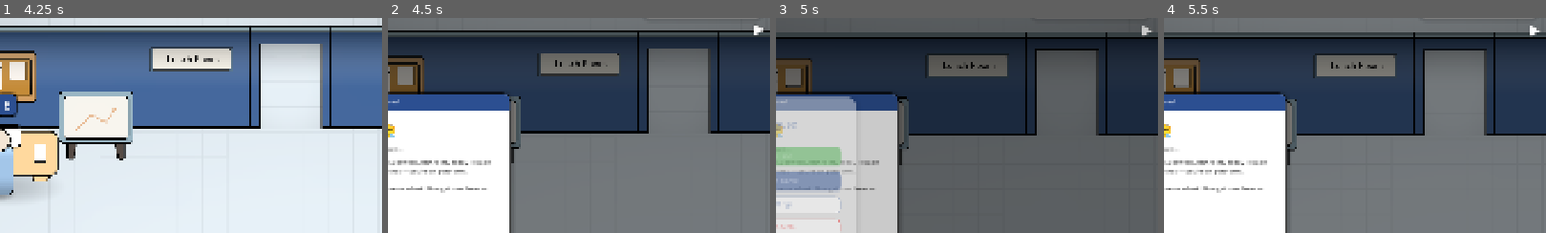
Above: before the commit, frames 1-4 (left to right).
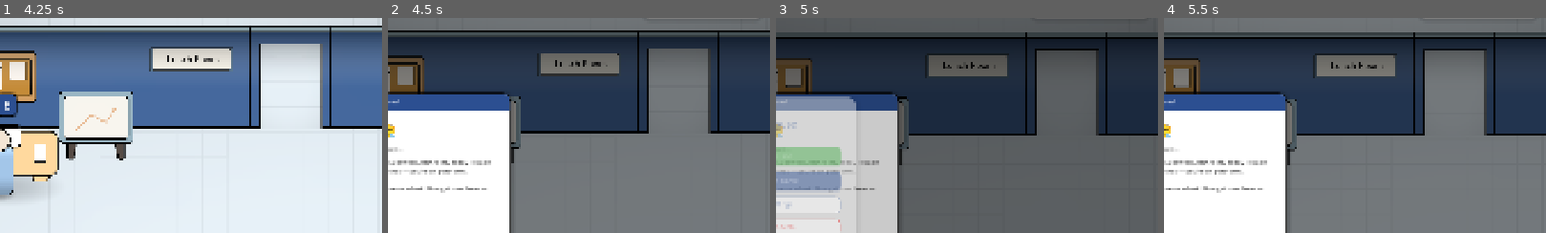
Above: after the commit, the same moments.

Repository: Esca69/project-manager-sim
Game: Godot game, scene res://Scenes/main_menu.tscn
Same seed, same stepped clock (60 frames per second), same inputs: the game is played once before the commit and once after it. Sound files missing from this copy of the repository are replaced by a short silence.
Inputs (mouse positions are % of the whole screen's width and height, from its top left):
- Up to frame 1 (4.25 s): click "🆕 New Game" at 0.5 s; tap Enter at 1.25, 2.75 s; move the mouse to (72, 45) at 1.27 s; hold Right (ui_right) 1.28-2.03 s; tap E (interact) at 1.35 s; click (72, 45) at 1.42 s; tap Space at 2, 3.5 s; move the mouse to (30, 55) at 2.02 s; hold Down (ui_down) 2.03-2.78 s; tap Q (motivate) at 2.1 s; click (30, 55) at 2.17 s; move the mouse to (60, 28) at 2.77 s; hold Right (ui_right) 2.78-3.53 s; tap R (no_toilet) at 2.85 s; click (60, 28) at 2.92 s; move the mouse to (45, 70) at 3.52 s; hold Up (ui_up) from 3.53 s (still down); tap 4 (speed_10x) at 3.6 s; click (45, 70) at 3.67 s
- Up to frame 2 (4.5 s): move the mouse to (80, 65) at 4.27 s; release Up (ui_up) at 4.28 s; hold Left (ui_left) from 4.28 s (still down); hold 1 (speed_1x) from 4.28 s (still down); click (80, 65) at 4.42 s
- Up to frame 3 (5 s): keep holding Left (ui_left); keep holding 1 (speed_1x); tap Escape (ui_cancel) at 4.9 s
- Up to frame 4 (5.5 s): release Left (ui_left) at 5 s; release 1 (speed_1x) at 5 s; click "▶ Resume" at 5 s
The pictures show only the part of the screen within x 50-100%, y 13-63%; the shares and areas given below are measured in that part.

Frame 1 is identical in both runs. In frame 2, less than 0.1% of the frame differs, in the area x 95-99%, y 3-8%; in frame 3, less than 0.1%; in frame 4, less than 0.1%, in the area x 95-99%, y 3-9%.

Commit message:
fix: remove arrow marker, fix traits clear, improve disabled role button style
Co-authored-by: Esca69 <259692183+Esca69@users.noreply.github.com>
Agent-Logs-Url: https://github.com/Esca69/project-manager-sim/sessions/835282c9-c5cd-4089-b7fd-845c7794b53e

Diff:
--- a/Scripts/hr_role_screen.gd
+++ b/Scripts/hr_role_screen.gd
@@ -25,6 +25,7 @@
 var _role_style_normal: StyleBoxFlat
 var _role_style_hover: StyleBoxFlat
 var _role_style_selected: StyleBoxFlat
+var _role_style_disabled: StyleBoxFlat
 
 # Стили для кнопки поиска
 var _search_style_normal: StyleBoxFlat
@@ -69,12 +70,19 @@
 	# Hide close button
 	if _close_btn:
 		_close_btn.visible = false
-	# Disable non-BA role buttons
+	# Disable non-BA role buttons with proper disabled style
 	for rd in _role_buttons:
 		var btn: Button = rd["button"]
 		if rd["role"] != "Business Analyst":
+			btn.add_theme_stylebox_override("normal", _role_style_disabled)
+			btn.add_theme_stylebox_override("hover", _role_style_disabled)
+			btn.add_theme_stylebox_override("pressed", _role_style_disabled)
+			btn.add_theme_stylebox_override("disabled", _role_style_disabled)
+			btn.add_theme_color_override("font_color", Color(0.6, 0.6, 0.6, 1))
+			btn.add_theme_color_override("font_hover_color", Color(0.6, 0.6, 0.6, 1))
+			btn.add_theme_color_override("font_pressed_color", Color(0.6, 0.6, 0.6, 1))
+			btn.add_theme_color_override("font_disabled_color", Color(0.6, 0.6, 0.6, 1))
 			btn.disabled = true
-			btn.modulate.a = 0.4
 
 func close():
 	if TutorialManager.is_active():
@@ -133,6 +141,19 @@
 	_role_style_selected.corner_radius_top_right = 16
 	_role_style_selected.corner_radius_bottom_right = 16
 	_role_style_selected.corner_radius_bottom_left = 16
+
+	# Кнопка роли — disabled (туториал)
+	_role_style_disabled = StyleBoxFlat.new()
+	_role_style_disabled.bg_color = Color(0.95, 0.95, 0.95, 1)
+	_role_style_disabled.border_width_left = 2
+	_role_style_disabled.border_width_top = 2
+	_role_style_disabled.border_width_right = 2
+	_role_style_disabled.border_width_bottom = 2
+	_role_style_disabled.border_color = Color(0.8, 0.8, 0.8, 1)
+	_role_style_disabled.corner_radius_top_left = 16
+	_role_style_disabled.corner_radius_top_right = 16
+	_role_style_disabled.corner_radius_bottom_right = 16
+	_role_style_disabled.corner_radius_bottom_left = 16
 
 	# Кнопка поиска — обычная
 	_search_style_normal = StyleBoxFlat.new()
--- a/Scripts/tutorial_manager.gd
+++ b/Scripts/tutorial_manager.gd
@@ -178,7 +178,7 @@
 	emp.monthly_salary = 1200
 	emp.current_energy = 100.0
 	emp.mood = 70.0
-	emp.traits = []
+	emp.traits.clear()
 	emp.trait_text = ""
 	emp.onboarding_hours_left = 0.0  # Skip onboarding for tutorial
 	_tutorial_candidate = emp
--- a/Scripts/tutorial_overlay.gd
+++ b/Scripts/tutorial_overlay.gd
@@ -3,8 +3,7 @@
 # ===================================================
 # === TUTORIAL OVERLAY ==============================
 # ===================================================
-# Shows tutorial cards, task panel (top-right), and
-# arrow marker pointing to the current target.
+# Shows tutorial cards and task panel (top-right).
 # Visual style matches tutorial.gd (COLOR_BLUE, etc.)
 
 # === ЦВЕТА (как в проекте) ===
@@ -19,9 +18,6 @@
 var _task_panel: PanelContainer
 var _task_label: Label
 
-# Arrow marker
-var _arrow_label: Label
-
 # Card window (reused for each step card)
 var _card_overlay: ColorRect
 var _card_window: PanelContainer
@@ -30,9 +26,6 @@
 var _card_btn: Button
 var _card_visible: bool = false
 
-# Target node for arrow
-var _arrow_target: Node = null
-
 func _ready():
 	process_mode = Node.PROCESS_MODE_ALWAYS
 	visible = false
@@ -41,7 +34,6 @@
 	set_anchors_preset(Control.PRESET_FULL_RECT)
 
 	_build_task_panel()
-	_build_arrow()
 	_build_card_ui()
 
 	TutorialManager.tutorial_step_changed.connect(_on_step_changed)
@@ -55,7 +47,6 @@
 	visible = false
 	_hide_card()
 	_task_panel.visible = false
-	_arrow_label.visible = false
 
 # ─── Task panel ────────────────────────────────────
 
@@ -108,93 +99,6 @@
 		_task_label.text = tr(key)
 	if _task_panel:
 		_task_panel.visible = true
-
-# ─── Arrow marker ──────────────────────────────────
-
-func _build_arrow():
-	_arrow_label = Label.new()
-	var arrow_settings = LabelSettings.new()
-	arrow_settings.font_size = 36
-	arrow_settings.font_color = Color.WHITE
-	arrow_settings.outline_color = Color.BLACK
-	arrow_settings.outline_size = 4
-	_arrow_label.label_settings = arrow_settings
-	_arrow_label.z_index = 96
-	_arrow_label.visible = false
-	_arrow_label.mouse_filter = Control.MOUSE_FILTER_IGNORE
-	add_child(_arrow_label)
-
-func _set_arrow_target(node: Node):
-	_arrow_target = node
-	_arrow_label.visible = (node != null)
-
-func _process(_delta):
-	if not visible:
-		return
-	_update_arrow()
-
-func _update_arrow():
-	if _arrow_target == null or not is_instance_valid(_arrow_target):
-		_arrow_label.visible = false
-		return
-	if not _arrow_label.visible:
-		return
-
-	var target_pos: Vector2
-	if _arrow_target is Node2D:
-		target_pos = _arrow_target.global_position
-	elif _arrow_target is Control:
-		target_pos = _arrow_target.global_position + _arrow_target.size / 2
-	else:
-		_arrow_label.visible = false
-		return
-
-	var viewport = get_viewport()
-	if not viewport:
-		return
-	var canvas_transform = viewport.get_canvas_transform()
-	var screen_pos: Vector2 = canvas_transform * target_pos
-
-	var viewport_size = viewport.get_visible_rect().size
-	var margin := 40.0
-
-	var target_on_screen = (
-		screen_pos.x >= margin and screen_pos.x <= viewport_size.x - margin and
-		screen_pos.y >= margin and screen_pos.y <= viewport_size.y - margin
-	)
-
-	if target_on_screen:
-		# Arrow above target on screen
-		_arrow_label.text = "▼"
-		_arrow_label.position = screen_pos + Vector2(-18, -130)
-	else:
-		# Directional arrow at screen edge
-		var center = viewport_size / 2.0
-		var dir = (screen_pos - center).normalized()
-		var angle = dir.angle()
-
-		# Pick arrow character based on angle
-		var deg = rad_to_deg(angle)
-		if deg < -135 or deg > 135:
-			_arrow_label.text = "◀"
-		elif deg < -45:
-			_arrow_label.text = "▲"
-		elif deg > 45:
-			_arrow_label.text = "▼"
-		else:
-			_arrow_label.text = "▶"
-
-		# Clamp position to screen edges
-		var edge_pos = _clamp_to_edge(screen_pos, viewport_size, margin)
-		_arrow_label.position = edge_pos
-
-func _clamp_to_edge(target: Vector2, vp_size: Vector2, margin: float) -> Vector2:
-	var center = vp_size / 2.0
-	var dir = (target - center)
-	var scale_x = (vp_size.x / 2.0 - margin) / abs(dir.x) if abs(dir.x) > 0.001 else INF
-	var scale_y = (vp_size.y / 2.0 - margin) / abs(dir.y) if abs(dir.y) > 0.001 else INF
-	var scale = min(scale_x, scale_y)
-	return center + dir * scale
 
 # ─── Card UI ───────────────────────────────────────
 
@@ -409,8 +313,6 @@
 	match step:
 		TutorialManager.Step.STEP_1_MOVE_TO_BOSS:
 			_set_task_text("TUT_TASK_GO_TO_BOSS")
-			var boss = get_tree().get_first_node_in_group("boss_desk")
-			_set_arrow_target(boss)
 			# Show opening card (game paused)
 			_show_card("TUT_STEP1_CARD", true)
 			# After understood → unpause at 1x
@@ -419,80 +321,42 @@
 
 		TutorialManager.Step.STEP_2_TAKE_PROJECT:
 			_set_task_text("TUT_TASK_TAKE_PROJECT")
-			var boss = get_tree().get_first_node_in_group("boss_desk")
-			_set_arrow_target(boss)
 			_show_card("TUT_STEP2_CARD", false)
 			_pending_after_card = Callable()
 
 		TutorialManager.Step.STEP_3_WAIT_MEETING:
 			_set_task_text("TUT_TASK_WAIT_MEETING")
-			_set_arrow_target(null)
 			# auto-speed to 10x happens in hud.gd
 
 		TutorialManager.Step.STEP_4_GO_TO_HR:
 			_set_task_text("TUT_TASK_GO_TO_HR")
-			var hr = get_tree().get_first_node_in_group("hr_desk")
-			_set_arrow_target(hr)
 			_show_card("TUT_STEP3_CARD", false)
 
 		TutorialManager.Step.STEP_5_HIRE_BA:
 			_set_task_text("TUT_TASK_PICK_BA")
-			var hr = get_tree().get_first_node_in_group("hr_desk")
-			_set_arrow_target(hr)
 			_show_card("TUT_STEP4_CARD", false)
 
 		TutorialManager.Step.STEP_6_SEAT_WORKER:
 			_set_task_text("TUT_TASK_SEAT_WORKER")
-			# Point to nearest free desk
-			var free_desk = _find_free_desk()
-			_set_arrow_target(free_desk)
 			_show_card("TUT_STEP5_HIRE_DONE", false)
 
 		TutorialManager.Step.STEP_7_ASSIGN_DESK:
 			_set_task_text("TUT_TASK_SEAT_WORKER")
-			var free_desk = _find_free_desk()
-			_set_arrow_target(free_desk)
 			_show_card("TUT_STEP7_DESK_HINT", false)
 
 		TutorialManager.Step.STEP_8_GO_TO_PM_DESK:
 			_set_task_text("TUT_TASK_GO_TO_PM_DESK")
-			var pm_desk = get_tree().get_first_node_in_group("pm_desk")
-			_set_arrow_target(pm_desk)
 			_show_card("TUT_STEP8_CARD", false)
 
 		TutorialManager.Step.STEP_9_START_PROJECT:
 			_set_task_text("TUT_TASK_START_PROJECT")
-			var pm_desk = get_tree().get_first_node_in_group("pm_desk")
-			_set_arrow_target(pm_desk)
 			_show_card("TUT_STEP9_CARD", false)
 
 		TutorialManager.Step.STEP_10_END_DAY:
 			_set_task_text("TUT_TASK_END_DAY")
-			_set_arrow_target(null)
 			# card shown after end day button click (from hud.gd)
 
 func show_end_day_card():
 	_show_card("TUT_STEP10_CARD", false)
 	# After press — tutorial completed signal fires from TutorialManager
 	_pending_after_card = Callable()
-
-# ─── Helpers ───────────────────────────────────────
-
-func _find_free_desk() -> Node:
-	var desks = get_tree().get_nodes_in_group("desk")
-	var player = get_tree().get_first_node_in_group("player")
-	var best: Node = null
-	var best_dist: float = INF
-	for d in desks:
-		# Skip computer desk (pm_desk group)
-		if d.is_in_group("pm_desk"):
-			continue
-		if "assigned_employee" in d and d.assigned_employee == null:
-			if player:
-				var dist = player.global_position.distance_to(d.global_position)
-				if dist < best_dist:
-					best_dist = dist
-					best = d
-			else:
-				return d
-	return best
